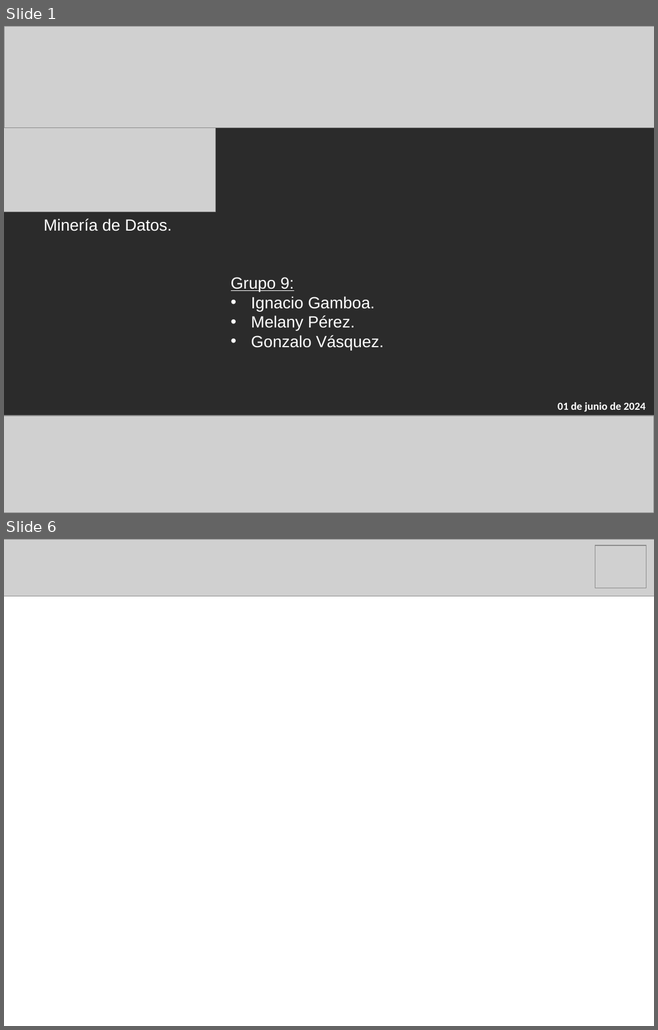
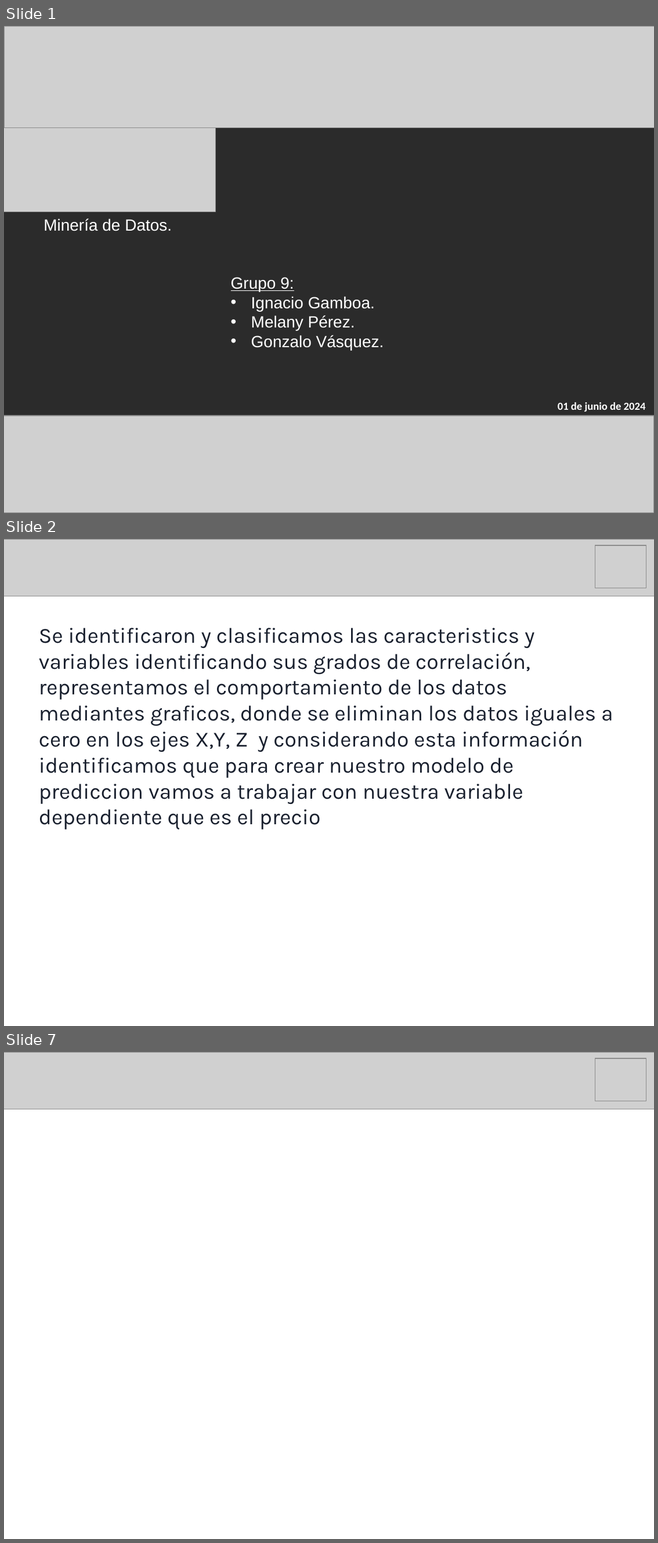
Before and after one commit to IgnGGA/grupo9, a slide deck: presentación/presentaciónDosMineriaDeDatos.pptx. Shown one above the other, each under a label of ours: slides 1 and 6 before the commit, slides 1, 2 and 7 after it; the slides between them are not shown. The pictures are 658x1030 and 658x1543 pixels, drawn with LibreOffice and Linux fonts; fonts in the diff are those of the drawing; grey boxes stand for pictures; background and template pictures are left out; a plain dark background stands for a picture behind light text. Boxes give left, top, right and bottom in pixels: in the first picture for what was removed or moved away, otherwise in the second. Text is boxed around its words. In the diff, an @@ line names an element or a change of style, - is before the commit and + after.

```diff
--- a/presentación/presentaciónDosMineriaDeDatos.pptx
+++ b/presentación/presentaciónDosMineriaDeDatos.pptx
@@ slide 2 added at (4, 539, 654, 1026), background #FFFFFF @@
@@ picture added at (4, 539, 654, 596) @@
@@ picture added at (594, 545, 646, 588) @@
@@ text added at (39, 628, 613, 804), 24 pt, text #19202E @@
+Se identificaron y clasificamos las caracteristics y variables identificando sus grados de correlación, representamos el comportamiento de los datos mediantes graficos, donde se eliminan los datos iguales a cero en los ejes X,Y, Z y considerando esta información identificamos que para crear nuestro modelo de prediccion vamos a trabajar con nuestra variable dependiente que es el precio
@@ what was slide 6 is now slide 7 @@
```
Also in this commit, not shown: 1 slide changed, 3 other slides added, 3 slides removed, 1 other file.
